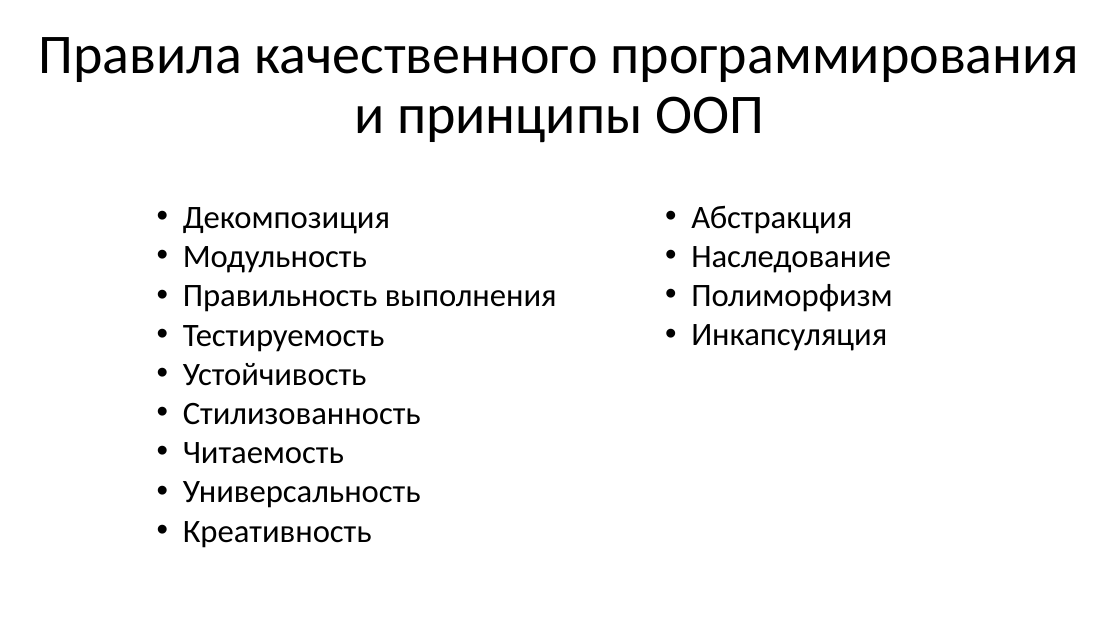
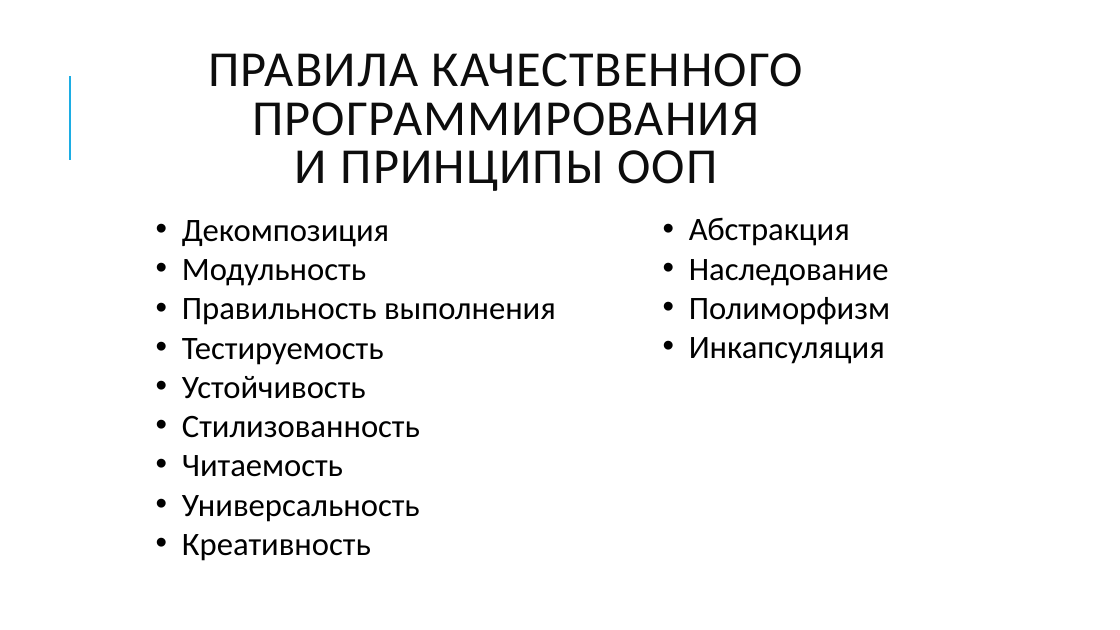
Before and after one commit to N0tilT/Timelon, a slide deck: slide 4 of docs/Timelon.pptx. Drawn at 1120x630 pixels with LibreOffice and Linux fonts; fonts in the diff are those of the drawing. Boxes give left, top, right and bottom in pixels: in the first picture for what was removed or moved away, otherwise in the second. Text is boxed around its words. In the diff, an @@ line names an element or a change of style, - is before the commit and + after.

```diff
--- a/docs/Timelon.pptx
+++ b/docs/Timelon.pptx
@@ title at [208, 53, 803, 191]: text changed; size 48 to 43.2 pt; text colour #000000 to #0D0D0D @@
-Правила качественного программирования
-и принципы ООП
+ПРАВИЛА КАЧЕСТВЕННОГО ПРОГРАММИРОВАНИЯ
+И ПРИНЦИПЫ ООП
@@ line added from (70, 160) to (70, 76), #1CADE4 1.5 pt @@
@@ text "Декомпозиция": place and size @@
-text "Декомпозиция" at [183, 207, 557, 548]
+text "Декомпозиция" at [182, 220, 556, 561]
@@ text "Абстракция": place and size @@
-text "Абстракция" at [691, 205, 892, 351]
+text "Абстракция" at [689, 217, 890, 364]
```
Also in this commit, not shown: 24 other slides changed.
